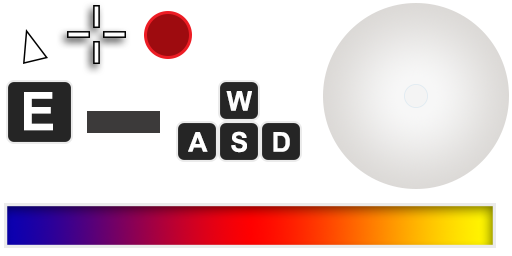
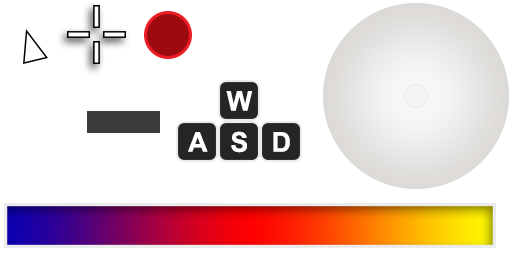
Before/after of a 512×256 layered artwork. What changed in the layer stack:
removed layer "E" over [24, 92, 53, 131]
removed layer "Rounded Rectangle 2" over [6, 80, 73, 144]
